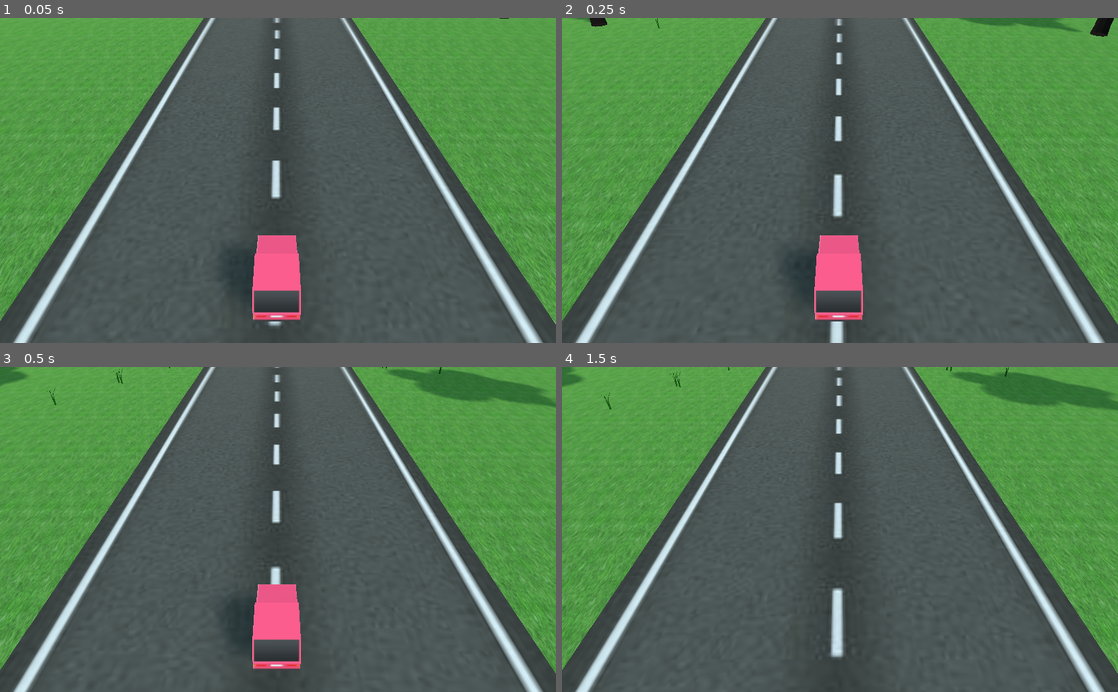
Above: before the commit, frames 1-4 (two rows, left to right).
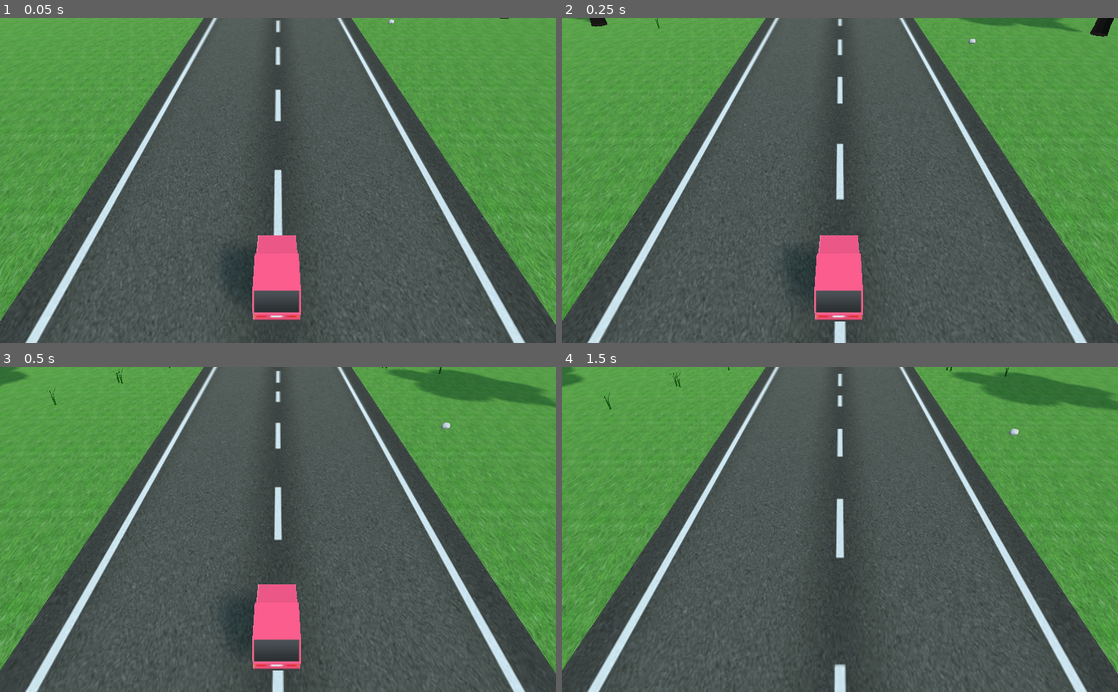
Above: after the commit, the same moments.

Repository: pattlebass/Road-Safety
Game: Godot game, scene res://game.tscn
Two runs of this game, one before a commit and one after it. Both use one fixed random seed, a clock stepped at 60 frames per second and the inputs below. The engine's default icon, where the game draws it, is replaced by a stand-in: a white triangle on a blue panel in a dark square.
Inputs:
- Up to frame 1 (0.05 s): no input
- Up to frame 2 (0.25 s): no input
- Up to frame 3 (0.5 s): no input
- Up to frame 4 (1.5 s): tap Enter (ui_accept) at 0.5, 0.77, 1.25 s; hold D (right) 0.53-1.28 s; hold A (left) from 1.28 s (still down)

The runs differ from the first frame. In frame 1, 7.0% of the frame differs, in the area x 2-98%, y 0-100%; in frame 2, 7.0%; in frame 3, 7.0%; in frame 4, 7.5%.

Commit message:
Add files

Diff:
--- a/Road Safety/game.tscn
+++ b/Road Safety/game.tscn
@@ -1,12 +1,14 @@
-[gd_scene load_steps=16 format=2]
+[gd_scene load_steps=18 format=2]
 
 [ext_resource path="res://player.gd" type="Script" id=1]
 [ext_resource path="res://meshes/cars/car1.obj" type="ArrayMesh" id=2]
 [ext_resource path="res://assets/grass.jpg" type="Texture" id=3]
 [ext_resource path="res://meshes/grass1.obj" type="ArrayMesh" id=4]
 [ext_resource path="res://meshes/tree.obj" type="ArrayMesh" id=5]
-[ext_resource path="res://assets/road.jpg" type="Texture" id=6]
-[ext_resource path="res://popups/popups.gd" type="Script" id=7]
+[ext_resource path="res://meshes/pebble.obj" type="ArrayMesh" id=6]
+[ext_resource path="res://assets/road.jpg" type="Texture" id=7]
+[ext_resource path="res://ui/ui_theme.tres" type="Theme" id=8]
+[ext_resource path="res://popups/popups.gd" type="Script" id=9]
 
 [sub_resource type="BoxShape" id=1]
 extents = Vector3( 0.344577, 0.167815, 0.172737 )
@@ -26,8 +28,8 @@
 size = Vector3( 4, 0.1, 100 )
 
 [sub_resource type="SpatialMaterial" id=8]
-albedo_texture = ExtResource( 6 )
-uv1_scale = Vector3( 3, 48, 1 )
+albedo_texture = ExtResource( 7 )
+uv1_scale = Vector3( 3, 16, 1 )
 
 [sub_resource type="ProceduralSky" id=11]
 
@@ -74,6 +76,7 @@
 spot_range = 8.1616
 
 [node name="vegetation" type="StaticBody" parent="."]
+editor/display_folded = true
 
 [node name="MeshInstance" type="MeshInstance" parent="vegetation"]
 mesh = SubResource( 10 )
@@ -357,6 +360,16 @@
 mesh = ExtResource( 4 )
 material/0 = null
 
+[node name="grass147" type="MeshInstance" parent="vegetation/grass patches"]
+transform = Transform( 0.2, 0, 0, 0, 0.2, 0, 0, 0, 0.2, 23.9433, 0, 2.93667 )
+mesh = ExtResource( 4 )
+material/0 = null
+
+[node name="grass155" type="MeshInstance" parent="vegetation/grass patches"]
+transform = Transform( 0.2, 0, 0, 0, 0.2, 0, 0, 0, 0.2, 25.6812, 0, -4.18457 )
+mesh = ExtResource( 4 )
+material/0 = null
+
 [node name="grass24" type="MeshInstance" parent="vegetation/grass patches"]
 transform = Transform( 0.2, 0, 0, 0, 0.2, 0, 0, 0, 0.2, -32.293, 0, 2.46525 )
 mesh = ExtResource( 4 )
@@ -367,6 +380,16 @@
 mesh = ExtResource( 4 )
 material/0 = null
 
+[node name="grass149" type="MeshInstance" parent="vegetation/grass patches"]
+transform = Transform( 0.2, 0, 0, 0, 0.2, 0, 0, 0, 0.2, 29.7869, 0, 3.05415 )
+mesh = ExtResource( 4 )
+material/0 = null
+
+[node name="grass154" type="MeshInstance" parent="vegetation/grass patches"]
+transform = Transform( 0.2, 0, 0, 0, 0.2, 0, 0, 0, 0.2, 31.5247, 0, -4.0671 )
+mesh = ExtResource( 4 )
+material/0 = null
+
 [node name="grass29" type="MeshInstance" parent="vegetation/grass patches"]
 transform = Transform( 0.2, 0, 0, 0, 0.2, 0, 0, 0, 0.2, -26.1823, 0, 2.23754 )
 mesh = ExtResource( 4 )
@@ -382,6 +405,16 @@
 mesh = ExtResource( 4 )
 material/0 = null
 
+[node name="grass143" type="MeshInstance" parent="vegetation/grass patches"]
+transform = Transform( 0.2, 0, 0, 0, 0.2, 0, 0, 0, 0.2, 35.8913, 0, 3.74721 )
+mesh = ExtResource( 4 )
+material/0 = null
+
+[node name="grass158" type="MeshInstance" parent="vegetation/grass patches"]
+transform = Transform( 0.2, 0, 0, 0, 0.2, 0, 0, 0, 0.2, 37.6291, 0, -3.37404 )
+mesh = ExtResource( 4 )
+material/0 = null
+
 [node name="grass34" type="MeshInstance" parent="vegetation/grass patches"]
 transform = Transform( 0.2, 0, 0, 0, 0.2, 0, 0, 0, 0.2, -18.8291, 0, 3.08055 )
 mesh = ExtResource( 4 )
@@ -562,6 +595,16 @@
 mesh = ExtResource( 4 )
 material/0 = null
 
+[node name="grass150" type="MeshInstance" parent="vegetation/grass patches"]
+transform = Transform( 0.2, 0, 0, 0, 0.2, 0, 0, 0, 0.2, 23.9074, -0.0102584, 3.0308 )
+mesh = ExtResource( 4 )
+material/0 = null
+
+[node name="grass157" type="MeshInstance" parent="vegetation/grass patches"]
+transform = Transform( 0.2, 0, 0, 0, 0.2, 0, 0, 0, 0.2, 25.6452, -0.0102584, -4.09045 )
+mesh = ExtResource( 4 )
+material/0 = null
+
 [node name="grass25" type="MeshInstance" parent="vegetation/grass patches"]
 transform = Transform( 0.2, 0, 0, 0, 0.2, 0, 0, 0, 0.2, -32.329, -0.0102584, 2.55938 )
 mesh = ExtResource( 4 )
@@ -572,6 +615,16 @@
 mesh = ExtResource( 4 )
 material/0 = null
 
+[node name="grass144" type="MeshInstance" parent="vegetation/grass patches"]
+transform = Transform( 0.2, 0, 0, 0, 0.2, 0, 0, 0, 0.2, 29.7509, -0.0102584, 3.14827 )
+mesh = ExtResource( 4 )
+material/0 = null
+
+[node name="grass159" type="MeshInstance" parent="vegetation/grass patches"]
+transform = Transform( 0.2, 0, 0, 0, 0.2, 0, 0, 0, 0.2, 31.4887, -0.0102584, -3.97297 )
+mesh = ExtResource( 4 )
+material/0 = null
+
 [node name="grass28" type="MeshInstance" parent="vegetation/grass patches"]
 transform = Transform( 0.2, 0, 0, 0, 0.2, 0, 0, 0, 0.2, -26.2182, -0.0102584, 2.33167 )
 mesh = ExtResource( 4 )
@@ -587,6 +640,16 @@
 mesh = ExtResource( 4 )
 material/0 = null
 
+[node name="grass146" type="MeshInstance" parent="vegetation/grass patches"]
+transform = Transform( 0.2, 0, 0, 0, 0.2, 0, 0, 0, 0.2, 35.8553, -0.0102584, 3.84134 )
+mesh = ExtResource( 4 )
+material/0 = null
+
+[node name="grass156" type="MeshInstance" parent="vegetation/grass patches"]
+transform = Transform( 0.2, 0, 0, 0, 0.2, 0, 0, 0, 0.2, 37.5931, -0.0102584, -3.27991 )
+mesh = ExtResource( 4 )
+material/0 = null
+
 [node name="grass35" type="MeshInstance" parent="vegetation/grass patches"]
 transform = Transform( 0.2, 0, 0, 0, 0.2, 0, 0, 0, 0.2, -18.8651, -0.0102584, 3.17467 )
 mesh = ExtResource( 4 )
@@ -757,6 +820,16 @@
 mesh = ExtResource( 4 )
 material/0 = null
 
+[node name="grass142" type="MeshInstance" parent="vegetation/grass patches"]
+transform = Transform( 0.2, 0, 0, 0, 0.2, 0, 0, 0, 0.2, 23.3464, 0, 4.28074 )
+mesh = ExtResource( 4 )
+material/0 = null
+
+[node name="grass151" type="MeshInstance" parent="vegetation/grass patches"]
+transform = Transform( 0.2, 0, 0, 0, 0.2, 0, 0, 0, 0.2, 25.0842, 0, -2.8405 )
+mesh = ExtResource( 4 )
+material/0 = null
+
 [node name="grass12" type="MeshInstance" parent="vegetation/grass patches"]
 transform = Transform( 0.2, 0, 0, 0, 0.2, 0, 0, 0, 0.2, -36.5049, 0, -3.6738 )
 mesh = ExtResource( 4 )
@@ -777,6 +850,16 @@
 mesh = ExtResource( 4 )
 material/0 = null
 
+[node name="grass145" type="MeshInstance" parent="vegetation/grass patches"]
+transform = Transform( 0.2, 0, 0, 0, 0.2, 0, 0, 0, 0.2, 27.6319, 0, 4.43216 )
+mesh = ExtResource( 4 )
+material/0 = null
+
+[node name="grass153" type="MeshInstance" parent="vegetation/grass patches"]
+transform = Transform( 0.2, 0, 0, 0, 0.2, 0, 0, 0, 0.2, 29.3698, 0, -2.68909 )
+mesh = ExtResource( 4 )
+material/0 = null
+
 [node name="grass16" type="MeshInstance" parent="vegetation/grass patches"]
 transform = Transform( 0.2, 0, 0, 0, 0.2, 0, 0, 0, 0.2, -30.5387, 0, -2.83159 )
 mesh = ExtResource( 4 )
@@ -787,7 +870,18 @@
 mesh = ExtResource( 4 )
 material/0 = null
 
+[node name="grass148" type="MeshInstance" parent="vegetation/grass patches"]
+transform = Transform( 0.2, 0, 0, 0, 0.2, 0, 0, 0, 0.2, 28.8033, 0, 3.601 )
+mesh = ExtResource( 4 )
+material/0 = null
+
+[node name="grass152" type="MeshInstance" parent="vegetation/grass patches"]
+transform = Transform( 0.2, 0, 0, 0, 0.2, 0, 0, 0, 0.2, 30.5411, 0, -3.52024 )
+mesh = ExtResource( 4 )
+material/0 = null
+
 [node name="trees" type="Spatial" parent="vegetation"]
+editor/display_folded = true
 
 [node name="tree" type="MeshInstance" parent="vegetation/trees"]
 transform = Transform( 0.2, 0, 0, 0, 0.2, 0, 0, 0, 0.2, -11.5222, 0.0226631, 3.93176 )
@@ -859,7 +953,143 @@
 material/1 = null
 material/2 = null
 
+[node name="pebbles" type="Spatial" parent="vegetation"]
+editor/display_folded = true
+
+[node name="pebble" type="MeshInstance" parent="vegetation/pebbles"]
+transform = Transform( 0.2, 0, 0, 0, 0.2, 0, 0, 0, 0.2, -39.6486, 0.0204231, 2.78271 )
+mesh = ExtResource( 6 )
+material/0 = null
+material/1 = null
+
+[node name="pebble2" type="MeshInstance" parent="vegetation/pebbles"]
+transform = Transform( 0.2, 0, 0, 0, 0.2, 0, 0, 0, 0.2, 19.308, 0.0204231, 2.78271 )
+mesh = ExtResource( 6 )
+material/0 = null
+material/1 = null
+
+[node name="pebble6" type="MeshInstance" parent="vegetation/pebbles"]
+transform = Transform( 0.2, 0, 0, 0, 0.2, 0, 0, 0, 0.2, 21.0458, 0.0204231, -4.33853 )
+mesh = ExtResource( 6 )
+material/0 = null
+material/1 = null
+
+[node name="pebble14" type="MeshInstance" parent="vegetation/pebbles"]
+transform = Transform( 0.2, 0, 0, 0, 0.2, 0, 0, 0, 0.2, -17.848, 0.0204231, -5.34275 )
+mesh = ExtResource( 6 )
+material/0 = null
+material/1 = null
+
+[node name="pebble39" type="MeshInstance" parent="vegetation/pebbles"]
+transform = Transform( 0.2, 0, 0, 0, 0.2, 0, 0, 0, 0.2, -13.6741, 0.0204231, 2.93255 )
+mesh = ExtResource( 6 )
+material/0 = null
+material/1 = null
+
+[node name="pebble8" type="MeshInstance" parent="vegetation/pebbles"]
+transform = Transform( 0.2, 0, 0, 0, 0.2, 0, 0, 0, 0.2, -31.9948, 0.0204231, -4.12676 )
+mesh = ExtResource( 6 )
+material/0 = null
+material/1 = null
+
+[node name="pebble21" type="MeshInstance" parent="vegetation/pebbles"]
+transform = Transform( 0.2, 0, 0, 0, 0.2, 0, 0, 0, 0.2, -0.7594, 0.0204231, -4.14192 )
+mesh = ExtResource( 6 )
+material/0 = null
+material/1 = null
+
+[node name="pebble3" type="MeshInstance" parent="vegetation/pebbles"]
+transform = Transform( 0.2, 0, 0, 0, 0.2, 0, 0, 0, 0.2, -32.2766, 0.0204231, 3.30229 )
+mesh = ExtResource( 6 )
+material/0 = null
+material/1 = null
+
+[node name="pebble4" type="MeshInstance" parent="vegetation/pebbles"]
+transform = Transform( 0.2, 0, 0, 0, 0.2, 0, 0, 0, 0.2, 26.68, 0.0204231, 3.30229 )
+mesh = ExtResource( 6 )
+material/0 = null
+material/1 = null
+
+[node name="pebble7" type="MeshInstance" parent="vegetation/pebbles"]
+transform = Transform( 0.2, 0, 0, 0, 0.2, 0, 0, 0, 0.2, 28.4178, 0.0204231, -3.81895 )
+mesh = ExtResource( 6 )
+material/0 = null
+material/1 = null
+
+[node name="pebble10" type="MeshInstance" parent="vegetation/pebbles"]
+transform = Transform( 0.2, 0, 0, 0, 0.2, 0, 0, 0, 0.2, -28.1733, 0.0204231, -4.80801 )
+mesh = ExtResource( 6 )
+material/0 = null
+material/1 = null
+
+[node name="pebble29" type="MeshInstance" parent="vegetation/pebbles"]
+transform = Transform( 0.2, 0, 0, 0, 0.2, 0, 0, 0, 0.2, 19.6541, 0.0204231, -3.56858 )
+mesh = ExtResource( 6 )
+material/0 = null
+material/1 = null
+
+[node name="pebble35" type="MeshInstance" parent="vegetation/pebbles"]
+transform = Transform( 0.2, 0, 0, 0, 0.2, 0, 0, 0, 0.2, 13.7561, 0.0204231, 3.77073 )
+mesh = ExtResource( 6 )
+material/0 = null
+material/1 = null
+
+[node name="pebble38" type="MeshInstance" parent="vegetation/pebbles"]
+transform = Transform( 0.2, 0, 0, 0, 0.2, 0, 0, 0, 0.2, -6.3021, 0.0204231, 3.45213 )
+mesh = ExtResource( 6 )
+material/0 = null
+material/1 = null
+
+[node name="pebble24" type="MeshInstance" parent="vegetation/pebbles"]
+transform = Transform( 0.2, 0, 0, 0, 0.2, 0, 0, 0, 0.2, 7.64306, 0.0204231, -4.02501 )
+mesh = ExtResource( 6 )
+material/0 = null
+material/1 = null
+
+[node name="pebble37" type="MeshInstance" parent="vegetation/pebbles"]
+transform = Transform( 0.2, 0, 0, 0, 0.2, 0, 0, 0, 0.2, -1.72118, 0.0204231, 4.25029 )
+mesh = ExtResource( 6 )
+material/0 = null
+material/1 = null
+
+[node name="pebble48" type="MeshInstance" parent="vegetation/pebbles"]
+transform = Transform( 0.2, 0, 0, 0, 0.2, 0, 0, 0, 0.2, -1.72118, 0.0204231, 4.25029 )
+mesh = ExtResource( 6 )
+material/0 = null
+material/1 = null
+
+[node name="pebble5" type="MeshInstance" parent="vegetation/pebbles"]
+transform = Transform( 0.2, 0, 0, 0, 0.2, 0, 0, 0, 0.2, -20.8199, 0.0204231, 3.08662 )
+mesh = ExtResource( 6 )
+material/0 = null
+material/1 = null
+
+[node name="pebble20" type="MeshInstance" parent="vegetation/pebbles"]
+transform = Transform( 0.2, 0, 0, 0, 0.2, 0, 0, 0, 0.2, 14.5188, 0.0204231, -5.03885 )
+mesh = ExtResource( 6 )
+material/0 = null
+material/1 = null
+
+[node name="pebble32" type="MeshInstance" parent="vegetation/pebbles"]
+transform = Transform( 0.2, 0, 0, 0, 0.2, 0, 0, 0, 0.2, 25.2128, 0.0204231, 3.55506 )
+mesh = ExtResource( 6 )
+material/0 = null
+material/1 = null
+
+[node name="pebble44" type="MeshInstance" parent="vegetation/pebbles"]
+transform = Transform( 0.2, 0, 0, 0, 0.2, 0, 0, 0, 0.2, 5.15457, 0.0204231, 3.23645 )
+mesh = ExtResource( 6 )
+material/0 = null
+material/1 = null
+
+[node name="pebble41" type="MeshInstance" parent="vegetation/pebbles"]
+transform = Transform( 0.2, 0, 0, 0, 0.2, 0, 0, 0, 0.2, 5.15457, 0.0204231, 3.23645 )
+mesh = ExtResource( 6 )
+material/0 = null
+material/1 = null
+
 [node name="road" type="StaticBody" parent="."]
+editor/display_folded = true
 
 [node name="CollisionShape" type="CollisionShape" parent="road"]
 shape = SubResource( 2 )
@@ -878,7 +1108,8 @@
 [node name="popups" type="Control" parent="."]
 margin_right = 40.0
 margin_bottom = 40.0
-script = ExtResource( 7 )
+theme = ExtResource( 8 )
+script = ExtResource( 9 )
 
 [node name="Timer" type="Timer" parent="popups"]
 
--- a/Road Safety/popups/call.tscn
+++ b/Road Safety/popups/call.tscn
@@ -27,9 +27,9 @@
 [node name="Decline" type="Button" parent="."]
 margin_left = 40.0
 margin_top = 220.0
-margin_right = 110.0
+margin_right = 120.0
 margin_bottom = 290.0
-text = "A"
+flat = true
 
 [node name="Accept" type="Button" parent="."]
 margin_left = 170.0
--- /dev/null
+++ b/Road Safety/ui/ui_theme.tres
@@ -0,0 +1,23 @@
+[gd_resource type="Theme" load_steps=4 format=2]
+
+[ext_resource path="res://ui/SourceSansPro-Black.ttf" type="DynamicFontData" id=1]
+
+[sub_resource type="StyleBoxFlat" id=1]
+bg_color = Color( 0.435294, 0.372549, 0.372549, 1 )
+
+[sub_resource type="DynamicFont" id=2]
+font_data = ExtResource( 1 )
+
+[resource]
+default_font = SubResource( 2 )
+Button/colors/font_color = Color( 0.878431, 0.878431, 0.878431, 1 )
+Button/colors/font_color_disabled = Color( 0.9, 0.9, 0.9, 0.2 )
+Button/colors/font_color_hover = Color( 0.941176, 0.941176, 0.941176, 1 )
+Button/colors/font_color_pressed = Color( 1, 1, 1, 1 )
+Button/constants/hseparation = 2
+Button/fonts/font = null
+Button/styles/disabled = SubResource( 1 )
+Button/styles/focus = null
+Button/styles/hover = null
+Button/styles/normal = null
+Button/styles/pressed = null
Binary file changed: Road Safety/assets/road.jpg
Binary file added: Road Safety/assets/road2.jpg
Not shown, added: Road Safety/assets/road2.jpg.import
Not shown, added: Road Safety/meshes/pebble.mtl
Not shown, added: Road Safety/meshes/pebble.obj
Not shown, added: Road Safety/meshes/pebble.obj.import
Binary file added: Road Safety/ui/game/answer.png
Not shown, added: Road Safety/ui/game/answer.png.import
Binary file added: Road Safety/ui/game/close.png
Not shown, added: Road Safety/ui/game/close.png.import
Binary file added: Road Safety/ui/game/decline.png
Not shown, added: Road Safety/ui/game/decline.png.import
